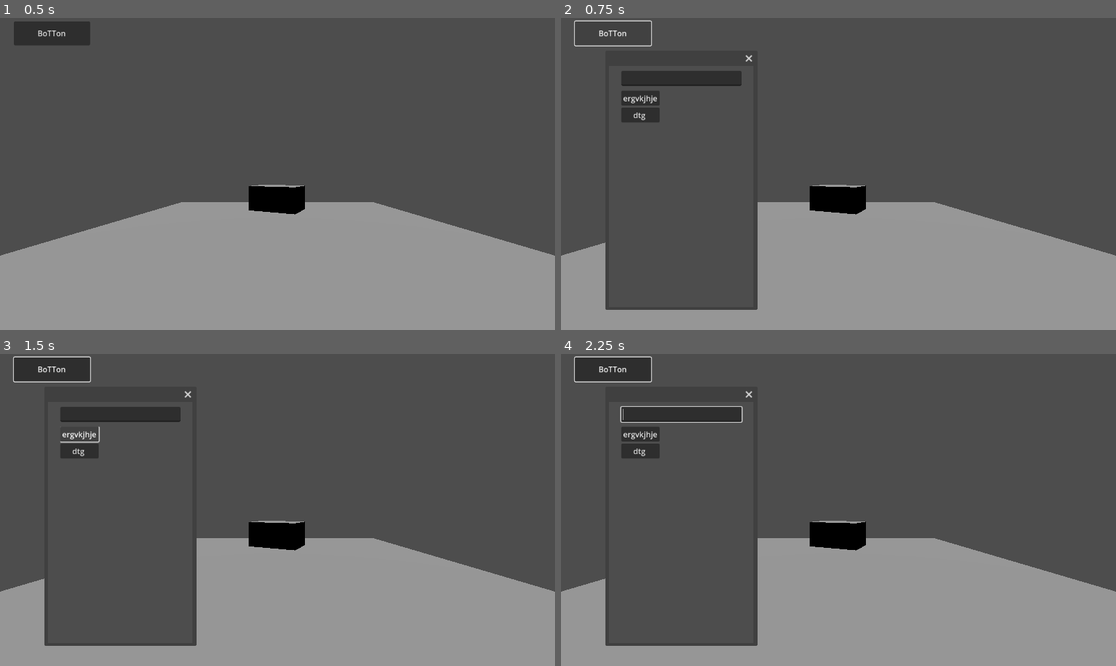
Above: before the commit, frames 1-4 (two rows, left to right).
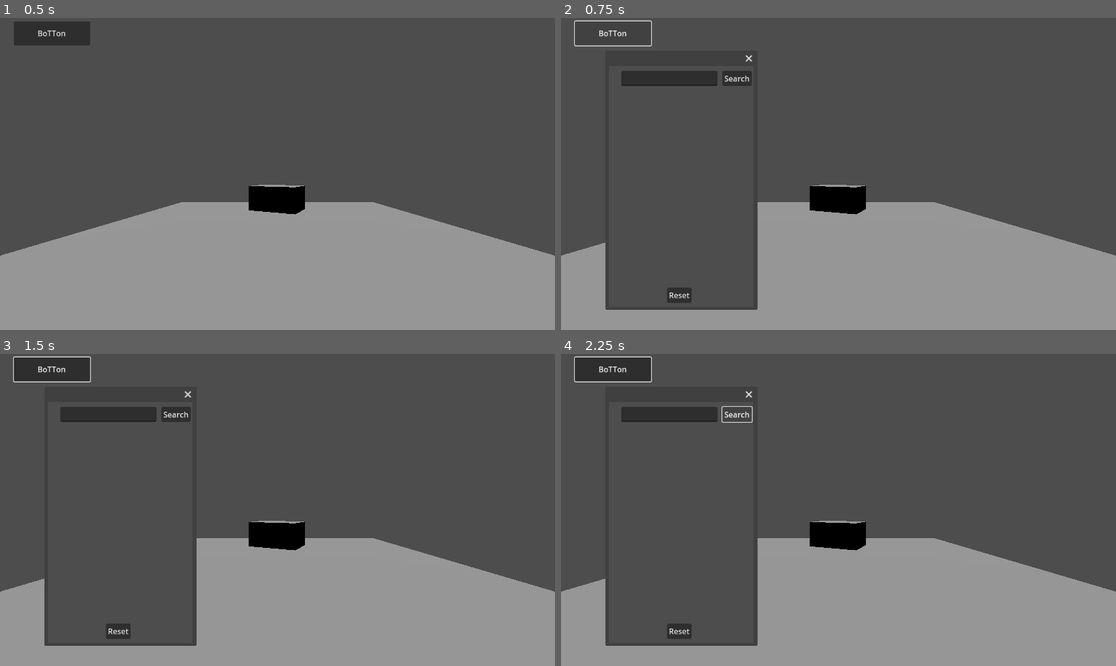
Above: after the commit, the same moments.

Repository: Daydreamer7337/Codiac
Game: Godot game, scene res://Scenes/cam_test.tscn
The game is run twice, just before and just after one commit, with the same random seed, the same clock (stepped at 60 frames per second) and the same inputs.
Inputs (mouse positions are in pixels of both pictures, inside the frame that each line leads up to):
- Up to frame 1 (0.5 s): no input
- Up to frame 2 (0.75 s): click "BoTTon" at 0.5 s
- Up to frame 3 (1.5 s): click (77, 435) at 1.25 s, where only the run before the commit has a clickable "ergvkjhje"
- Up to frame 4 (2.25 s): click (738, 413) at 2 s, where only the run after the commit has a clickable "Search"

Frame 1 is identical in both runs. In frame 2, 0.9% of the frame differs, in the area x 10-35%, y 16-92%; in frame 3, 0.8%; in frame 4, 1.1%.

Commit message:
Completed Search panel
Added search, reset to the exoplanet search window. Search options are not connected.

Diff:
--- a/Codiac/codiac/Scenes/cam_test.tscn
+++ b/Codiac/codiac/Scenes/cam_test.tscn
@@ -1,7 +1,15 @@
-[gd_scene load_steps=3 format=3 uid="uid://c4jaos54u70nl"]
+[gd_scene load_steps=4 format=3 uid="uid://c4jaos54u70nl"]
 
 [ext_resource type="Script" path="res://Scripts/cameraControl.gd" id="1_ibwc7"]
 [ext_resource type="Script" path="res://Scripts/PlanetPopup.gd" id="2_xflca"]
+
+[sub_resource type="GDScript" id="GDScript_tjdls"]
+script/source = "extends Node
+
+var planet_names = []
+# Sample array with 10 elements
+var button_container = \"Window/ScrollContainer/VBoxContainer\"
+"
 
 [node name="world" type="Node3D"]
 
@@ -27,32 +35,45 @@
 text = "BoTTon"
 
 [node name="Window" type="Window" parent="."]
-position = Vector2i(10, 0)
+position = Vector2i(10, 36)
 size = Vector2i(300, 500)
 script = ExtResource("2_xflca")
 
 [node name="LineEdit" type="LineEdit" parent="Window"]
 offset_left = 25.0
 offset_top = 10.0
-offset_right = 275.0
+offset_right = 225.0
 offset_bottom = 41.0
 
+[node name="Search_Btn" type="Button" parent="Window"]
+offset_left = 235.0
+offset_top = 10.0
+offset_right = 285.0
+offset_bottom = 41.0
+text = "Search"
+
 [node name="ScrollContainer" type="ScrollContainer" parent="Window"]
-offset_left = 25.0
+anchors_preset = 10
+anchor_right = 1.0
+offset_left = 10.0
 offset_top = 51.0
-offset_right = 275.0
-offset_bottom = 290.0
+offset_right = 10.0
+offset_bottom = 449.0
+grow_horizontal = 2
 
 [node name="VBoxContainer" type="VBoxContainer" parent="Window/ScrollContainer"]
 layout_mode = 2
+script = SubResource("GDScript_tjdls")
 
-[node name="Button" type="Button" parent="Window/ScrollContainer/VBoxContainer"]
-layout_mode = 2
-text = "ergvkjhje"
-
-[node name="Button2" type="Button" parent="Window/ScrollContainer/VBoxContainer"]
-layout_mode = 2
-text = "dtg "
+[node name="ResetBtn" type="Button" parent="Window"]
+offset_left = 120.0
+offset_top = 460.0
+offset_right = 171.0
+offset_bottom = 491.82
+text = "Reset
+"
 
 [connection signal="pressed" from="ShowPopupButton" to="Window" method="open_popup"]
 [connection signal="close_requested" from="Window" to="Window" method="close_window"]
+[connection signal="pressed" from="Window/Search_Btn" to="Window" method="_search_query_submit"]
+[connection signal="pressed" from="Window/ResetBtn" to="Window" method="_clear_list"]
--- a/Codiac/codiac/Scripts/PlanetPopup.gd
+++ b/Codiac/codiac/Scripts/PlanetPopup.gd
@@ -1,8 +1,14 @@
 extends Window
+
+var matches = []
+var planet_names = []
+var button_container = "Window/ScrollContainer/VBoxContainer"
+
 
 # Called when the node enters the scene tree for the first time.
 func _ready() -> void:
 	self.visible = false  # Ensure the popup starts hidden
+	load_planet_names("res://CSVFiles/Exoplanet_Cartesian_Cordinates.txt")
 
 # Function to open the popup
 func open_popup() -> void:
@@ -11,3 +17,37 @@
 
 func close_window() -> void:
 	self.visible = false
+
+
+func load_planet_names(file_path: String):
+	var file = FileAccess.open(file_path, FileAccess.READ)
+	if file != null:
+		while not file.eof_reached():
+			var line = file.get_line()
+			var columns = line.split(",")  # Split the line by commas (CSV format)
+			if columns.size() > 0 and columns[0] != "pl_name":  # Avoid the header
+				planet_names.append(columns[0])  # Append the first column (planet names)
+		file.close()
+
+
+func _search_query_submit() -> void:
+	_clear_list()
+	matches = []
+
+	var query = $LineEdit.text
+
+	if query == " ":
+		return
+
+	for i in planet_names:
+		if query in i:
+			matches.append(i)
+	for i in matches:
+		var Btn = Button.new()
+		Btn.text = i
+		$ScrollContainer/VBoxContainer.add_child(Btn)
+
+func _clear_list(): #NOT WORKING. To be fixed
+	var children = $ScrollContainer/VBoxContainer.get_children()
+	for child in children:
+		child.free()
--- a/Codiac/codiac/project.godot
+++ b/Codiac/codiac/project.godot
@@ -14,6 +14,10 @@
 run/main_scene="res://Scenes/cam_test.tscn"
 config/features=PackedStringArray("4.3", "GL Compatibility")
 config/icon="res://icon.svg"
+
+[display]
+
+window/size/mode=2
 
 [input]
 
Not shown, added: Codiac/codiac/ToDo/Todo.txt
Not shown, changed: Codiac/codiac/export_presets.cfg
Not shown, changed: Codiac/codiac/Builds/Codiac.tmp
Not shown, changed: Codiac/codiac/Builds/Codiac_deboog.apk
Not shown, removed: Codiac/codiac/Builds/Codiac_deboog.apk.idsig
Not shown, removed: Codiac/codiac/Builds/Codiac_deboog.console.exe
Not shown, changed: Codiac/codiac/Builds/Codiac_deboog.exe
Not shown, changed: Codiac/codiac/Builds/Codiac_deboog.pck
Not shown, changed: Codiac/codiac/Builds/Codiac_deboog.x86_64
